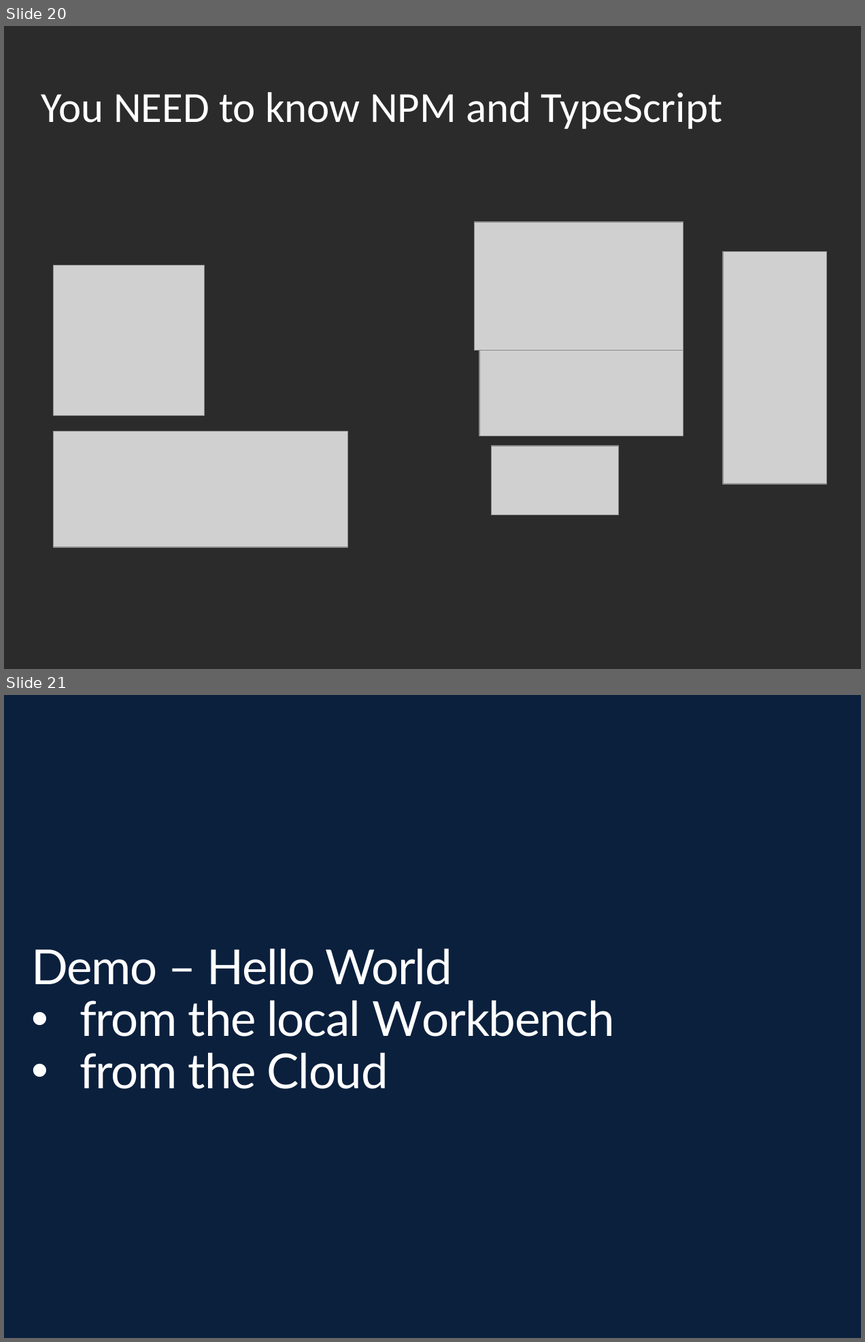
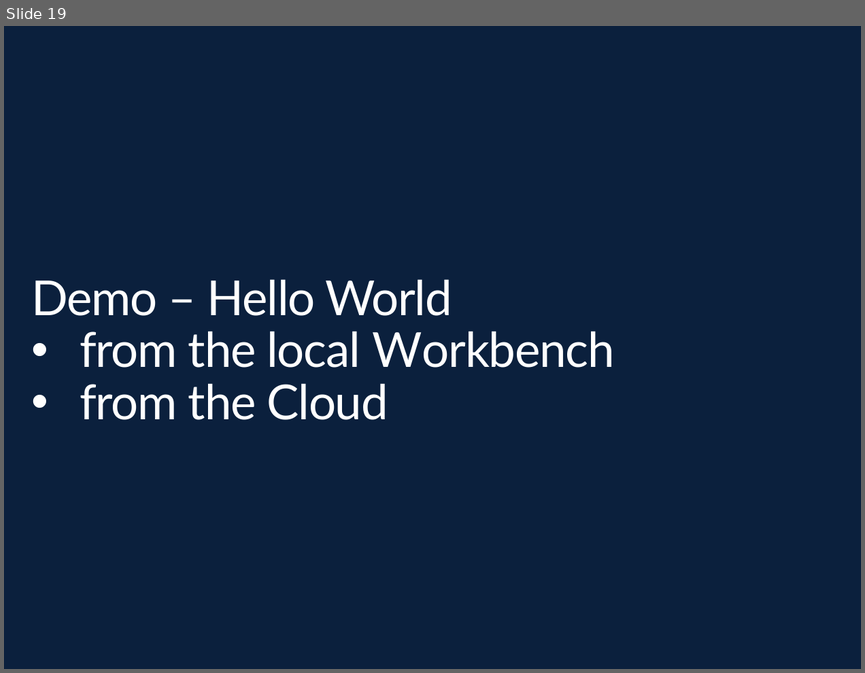
Before and after one commit to rostojic/MeetUp-Kg-Sept2017, a slide deck: CT-ShrePoint FrameWork - Tarabica 2017 - Main.pptx. Shown one above the other, each under a label of ours: slides 20 and 21 before the commit, slide 19 after it. The pictures are 865x1342 and 865x673 pixels, drawn with LibreOffice and Linux fonts; fonts in the diff are those of the drawing; grey boxes stand for pictures; background and template pictures are left out; a plain dark background stands for a picture behind light text. Boxes give left, top, right and bottom in pixels: in the first picture for what was removed or moved away, otherwise in the second. Text is boxed around its words. In the diff, an @@ line names an element or a change of style, - is before the commit and + after.

```diff
--- a/CT-ShrePoint FrameWork - Tarabica 2017 - Main.pptx
+++ b/CT-ShrePoint FrameWork - Tarabica 2017 - Main.pptx
@@ slide 20 removed at box(4, 26, 861, 669), background picture (left out) @@
@@ title removed at box(41, 92, 722, 129) @@
-You NEED to know NPM and TypeScript
@@ picture removed at box(475, 223, 683, 350) @@
@@ picture removed at box(54, 265, 205, 416) @@
@@ picture removed at box(723, 251, 827, 484) @@
@@ picture removed at box(479, 350, 683, 435) @@
@@ picture removed at box(54, 431, 347, 547) @@
@@ picture removed at box(492, 446, 618, 515) @@
@@ what was slide 21 is now slide 19 @@
```
Also in this commit, not shown: 10 slides changed, 1 other slide removed, 23 other files.
